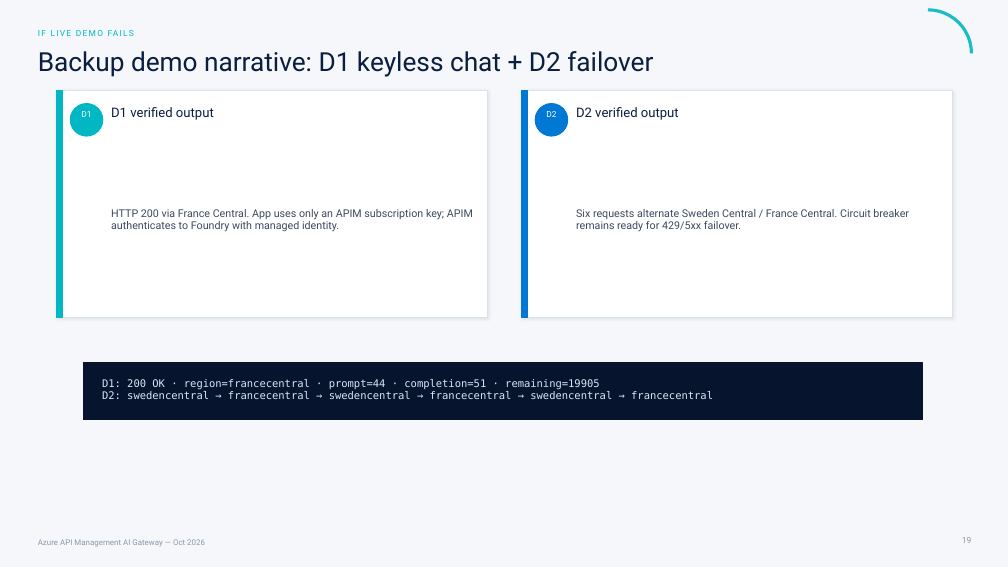
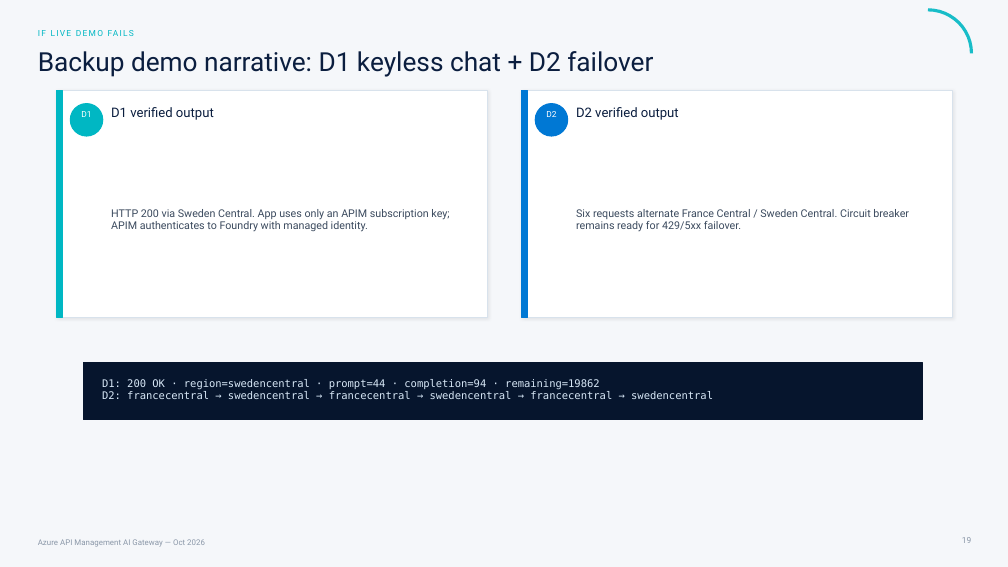
Before and after one commit to frkim/apim-demo, a slide deck: slide 19 of docs/presentations/apim-ai-gateway-session.pptx. Drawn at 1008x567 pixels with LibreOffice and Linux fonts; fonts in the diff are those of the drawing. Boxes give left, top, right and bottom in pixels: in the first picture for what was removed or moved away, otherwise in the second. Text is boxed around its words. In the diff, an @@ line names an element or a change of style, - is before the commit and + after.

```diff
--- a/docs/presentations/apim-ai-gateway-session.pptx
+++ b/docs/presentations/apim-ai-gateway-session.pptx
@@ text at bbox=[111, 209, 449, 232]: text changed @@
-HTTP 200 via France Central. App uses only an APIM subscription key; APIM authenticates to Foundry with managed identity.
+HTTP 200 via Sweden Central. App uses only an APIM subscription key; APIM authenticates to Foundry with managed identity.
@@ text at bbox=[576, 209, 909, 231]: text changed @@
-Six requests alternate Sweden Central / France Central. Circuit breaker remains ready for 429/5xx failover.
+Six requests alternate France Central / Sweden Central. Circuit breaker remains ready for 429/5xx failover.
@@ text at bbox=[102, 379, 713, 399]: text changed @@
-D1: 200 OK · region=francecentral · prompt=44 · completion=51 · remaining=19905
-D2: swedencentral → francecentral → swedencentral → francecentral → swedencentral → francecentral
+D1: 200 OK · region=swedencentral · prompt=44 · completion=94 · remaining=19862
+D2: francecentral → swedencentral → francecentral → swedencentral → francecentral → swedencentral
```
Also in this commit, not shown: 11 other slides changed, 32 other files.
